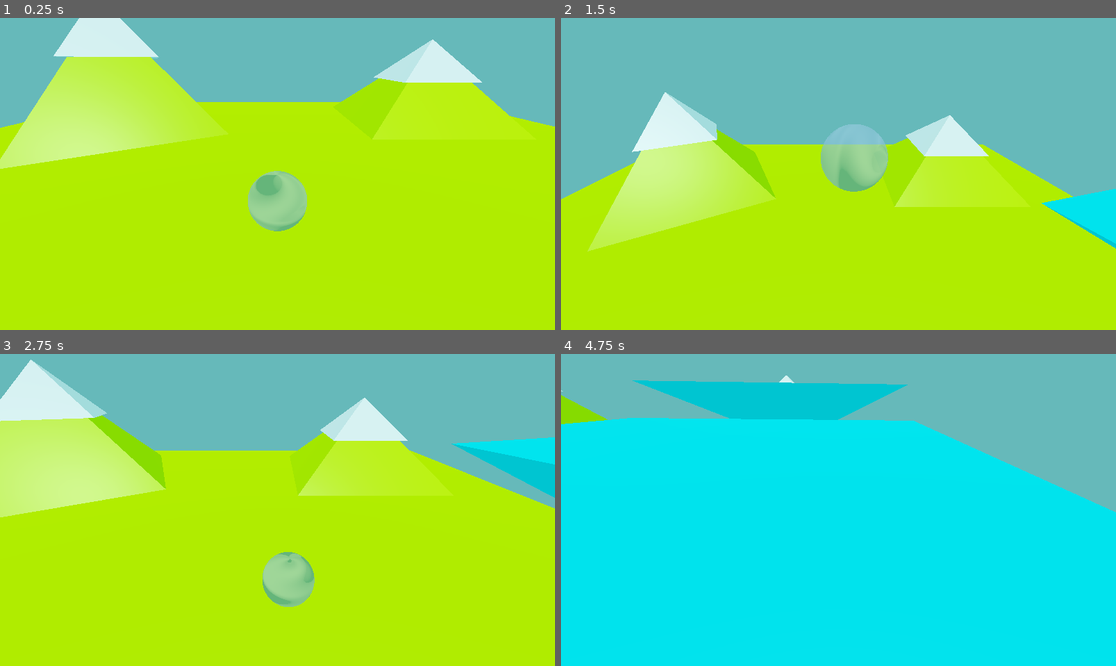
Above: before the commit, frames 1-4 (two rows, left to right).
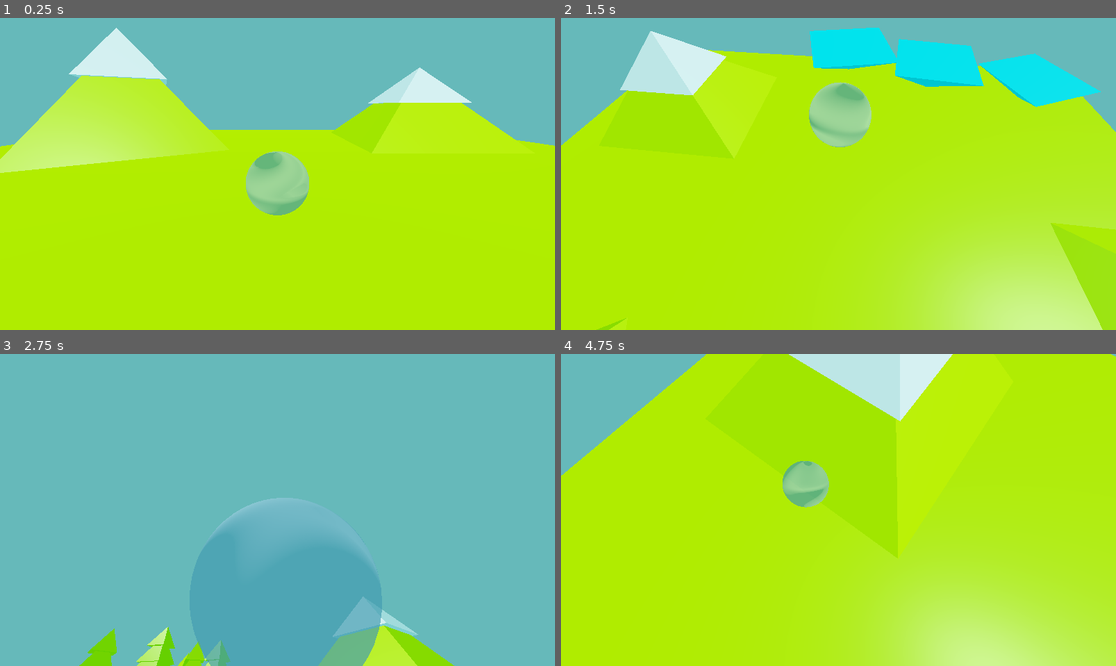
Above: after the commit, the same moments.

Repository: Samiser/pyraball
Game: Godot game, scene res://main.tscn
Same seed, same stepped clock (60 frames per second), same inputs: the game is played once before the commit and once after it.
Inputs (mouse positions are in pixels of both pictures, inside the frame that each line leads up to):
- Up to frame 1 (0.25 s): no input
- Up to frame 2 (1.5 s): move the mouse to (960, 158) at 0.52 s; press the mouse at (960, 158) at 0.53 s; hold D (right) 0.53-1.28 s; tap Space (jump) at 0.77, 0.8, 1.07, 1.35 s; move the mouse to (727, 189) at 1.27 s; release the mouse at (727, 189) at 1.28 s; hold S (back) from 1.28 s (still down)
- Up to frame 3 (2.75 s): tap Space (jump) at 1.52, 1.82, 2.3 s; click (166, 525) at 1.55 s; move the mouse to (333, 441) at 2.02 s; release S (back) at 2.03 s; press the mouse at (333, 441) at 2.03 s; hold D (right) from 2.03 s (still down)
- Up to frame 4 (4.75 s): move the mouse to (810, 572) at 2.77 s; release D (right) at 2.78 s; release the mouse at (810, 572) at 2.78 s; hold W (forward) 2.78-3.53 s; click (810, 572) at 2.85 s; tap Space (jump) at 3.02, 3.32, 3.6, 3.77, 4.07, 4.52 s; move the mouse to (1005, 556) at 3.52 s; hold A (left) from 3.53 s (still down); tap Escape (ui_cancel) at 4.15 s; move the mouse to (672, 463) at 4.27 s; click (672, 463) at 4.35 s

The runs differ from the first frame. In frame 1, 17% of the frame differs, in the area x 0-100%, y 0-69%; in frame 2, 57%; in frame 3, 75%; in frame 4, 96%, in the area x 0-100%, y 0-100%.

Commit message:
added camera rotation

Diff:
--- a/player.gd
+++ b/player.gd
@@ -1,12 +1,31 @@
 extends RigidBody3D
 
 var rolling_force: float = 50.0
+
+@export_range(0.0, 0.1) var mouse_sensitivity: float = 0.01
+@export var tilt_limit: float = deg_to_rad(75)
+
 @onready var floor_check: RayCast3D = $FloorCheck
 @onready var camera_target: Marker3D = $CameraTarget
+@onready var spring_arm: SpringArm3D = $CameraTarget/SpringArm3D
 
 func _ready() -> void:
 	camera_target.top_level = true
 	floor_check.top_level = true
+
+func _input(event: InputEvent) -> void:
+	if event.is_action_pressed("ui_cancel"):
+		Input.mouse_mode = Input.MOUSE_MODE_VISIBLE
+	elif event.is_action_pressed("click"):
+		if Input.mouse_mode == Input.MOUSE_MODE_VISIBLE:
+			Input.mouse_mode = Input.MOUSE_MODE_CAPTURED
+			get_viewport().set_input_as_handled()
+
+func _unhandled_input(event: InputEvent) -> void:
+	if event is InputEventMouseMotion and Input.mouse_mode == Input.MOUSE_MODE_CAPTURED:
+		spring_arm.rotation.x -= event.relative.y * mouse_sensitivity
+		spring_arm.rotation.x = clampf(spring_arm.rotation.x, -tilt_limit, tilt_limit)
+		spring_arm.rotation.y += -event.relative.x * mouse_sensitivity
 
 func _physics_process(delta: float) -> void:
 	camera_target.global_transform.origin = lerp(
@@ -17,7 +36,7 @@
 	floor_check.global_transform.origin = global_transform.origin
 
 	var input_vector: Vector2 = Input.get_vector("forward", "back", "right", "left")
-	angular_velocity += Vector3(input_vector.x, 0, input_vector.y) * rolling_force * delta
+	angular_velocity += Vector3(input_vector.x, 0, input_vector.y).rotated(Vector3.UP, spring_arm.rotation.y) * rolling_force * delta
 
 	if Input.is_action_just_pressed("jump") and floor_check.is_colliding():
-		apply_impulse(Vector3.UP * 10)
+		apply_impulse(Vector3.UP * mass * 10)
--- a/player.tscn
+++ b/player.tscn
@@ -3,7 +3,9 @@
 [ext_resource type="Script" uid="uid://dj4hr00xw01je" path="res://player.gd" id="1_4flbx"]
 
 [sub_resource type="PhysicsMaterial" id="PhysicsMaterial_4flbx"]
-friction = 158.85
+friction = 500.0
+rough = true
+bounce = 0.3
 
 [sub_resource type="FastNoiseLite" id="FastNoiseLite_sh265"]
 frequency = 0.0033
@@ -39,8 +41,12 @@
 
 [node name="CameraTarget" type="Marker3D" parent="."]
 
-[node name="Camera3D" type="Camera3D" parent="CameraTarget"]
-transform = Transform3D(1, 0, 0, 0, 0.874323, 0.485344, 0, -0.485344, 0.874323, 0, 1.88998, 2.78866)
+[node name="SpringArm3D" type="SpringArm3D" parent="CameraTarget"]
+transform = Transform3D(1, 0, 0, 0, 1, 0, 0, 0, 1, 0, 1, 0)
+spring_length = 3.0
+
+[node name="Camera3D" type="Camera3D" parent="CameraTarget/SpringArm3D"]
+transform = Transform3D(1, 0, 0, 0, 0.946812, 0.321787, 0, -0.321787, 0.946812, 0, 1.88998, 2.78866)
 
 [node name="FloorCheck" type="RayCast3D" parent="."]
 target_position = Vector3(0, -0.62, 0)
--- a/project.godot
+++ b/project.godot
@@ -46,6 +46,11 @@
 "events": [Object(InputEventKey,"resource_local_to_scene":false,"resource_name":"","device":-1,"window_id":0,"alt_press …(191 unchanged characters)…
 ]
 }
+click={
+"deadzone": 0.2,
+"events": [Object(InputEventMouseButton,"resource_local_to_scene":false,"resource_name":"","device":-1,"window_id":0,"alt_pressed":false,"shift_pressed":false,"ctrl_pressed":false,"meta_pressed":false,"button_mask":0,"position":Vector2(0, 0),"global_position":Vector2(0, 0),"factor":1.0,"button_index":1,"canceled":false,"pressed":false,"double_click":false,"script":null)
+]
+}
 
 [rendering]
 
